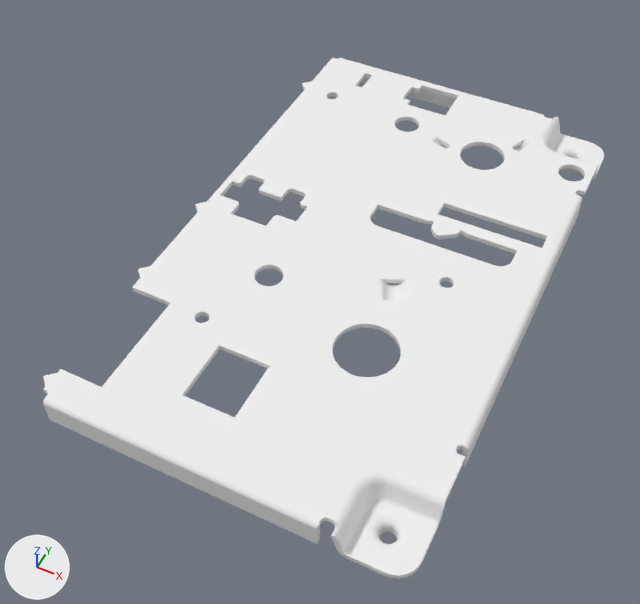
The glTF model Teste.glb: old version first, new version second.
The view is the same before and after, from a 50 mm camera at (4.25, -10.63, 14.35) aimed at (-1.82, 1.51, -0.83). Every picture has the same lights, and +X, +Y and +Z are marked at lower left. The picture after the commit comes second.

Objects in the first picture: '03503.0035.13_B1_2-ESTOJO MEC BAN 55X70 _specification_ 03503.0035.13-B1-dwg1_'.
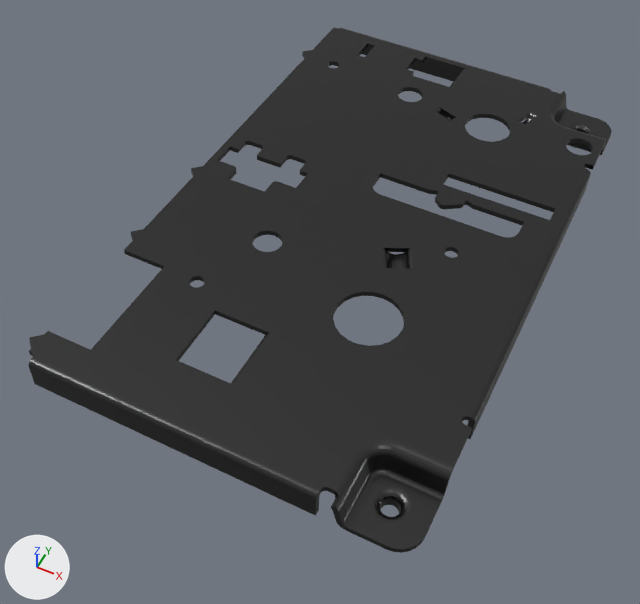
Boxes (x1, y1, x2, y2) around the edits, measured in the pictures (640 x 604 px):
'03503.0035.13_B1_2-ESTOJO MEC BAN 55X70 _specification_ 03503.0035.13-B1-dwg1_', recoloured, surface changed, moved, turned: before (43, 58, 604, 579); after (29, 28, 612, 553)

The change in detail:
Material '03503_0035_13_B1_2_ESTOJO_MEC_BAN_55X70__specification__03503_0035_13_B1_dwg1_Material0' (mat_03503_0035_13_b1_2_estojo_mec_ban_55x70__specification__03503_0035_13_b1_dwg1_material0) changes colour from white #f0f0f0 to dark grey #4c4c4c; in linear values from (0.875, 0.875, 0.875) to (0.072, 0.072, 0.072).
In material '03503_0035_13_B1_2_ESTOJO_MEC_BAN_55X70__specification__03503_0035_13_B1_dwg1_Material0' (mat_03503_0035_13_b1_2_estojo_mec_ban_55x70__specification__03503_0035_13_b1_dwg1_material0), metallic goes from 0.0 to 1.0.
Object '03503.0035.13_B1_2-ESTOJO MEC BAN 55X70 _specification_ 03503.0035.13-B1-dwg1_' (ob_03503_0035_13_b1_2_estojo_mec_ban_55x70__specification__03503_0035_13_b1_dwg1) moves from (0.0, 0.0, 0.0) to (0.0, 0.0, 1.0).
Object '03503.0035.13_B1_2-ESTOJO MEC BAN 55X70 _specification_ 03503.0035.13-B1-dwg1_' (ob_03503_0035_13_b1_2_estojo_mec_ban_55x70__specification__03503_0035_13_b1_dwg1) turns from (90, 0, 0) to (89, 1.3, -0.1) degrees about x, y and z.
